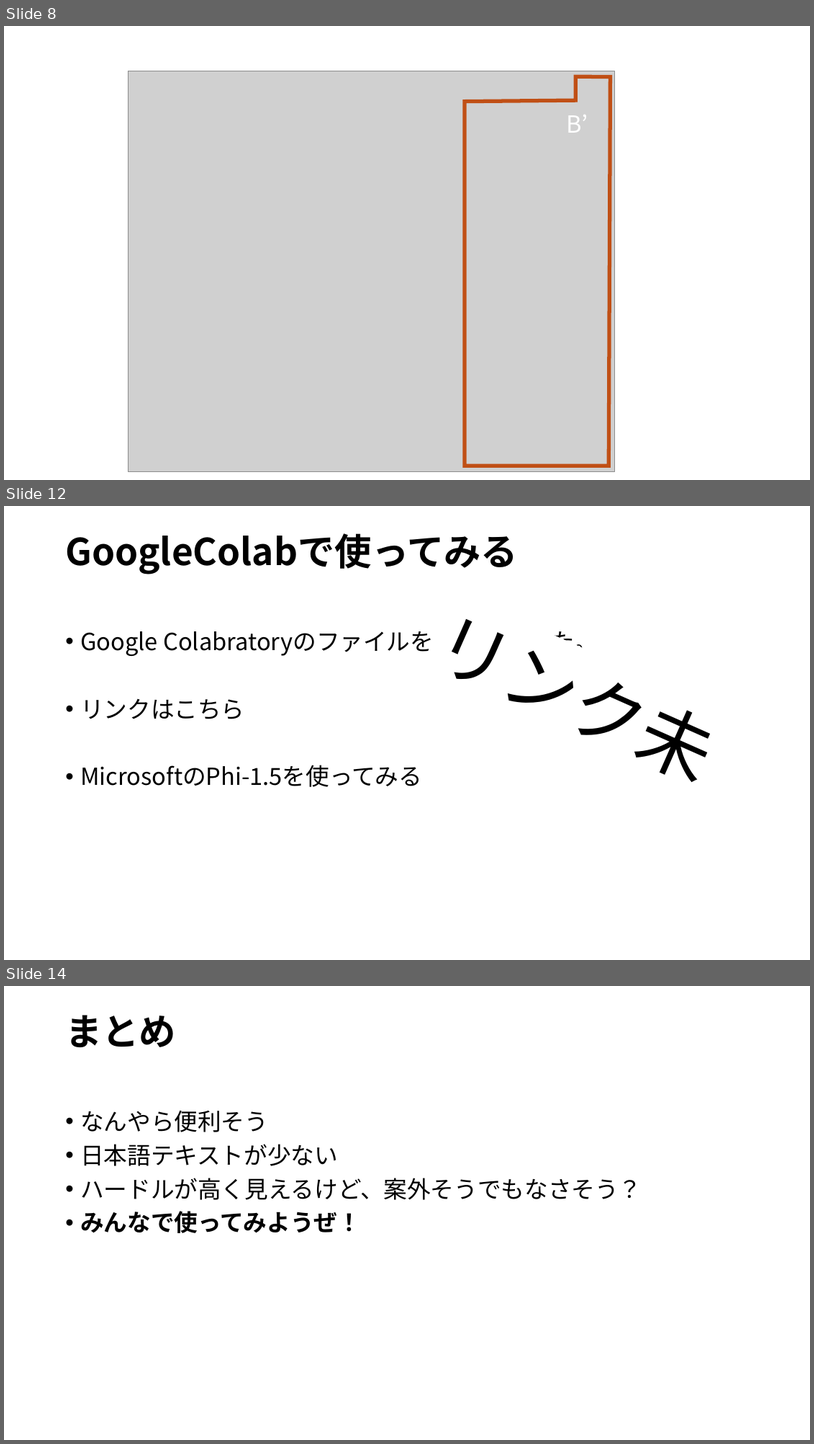
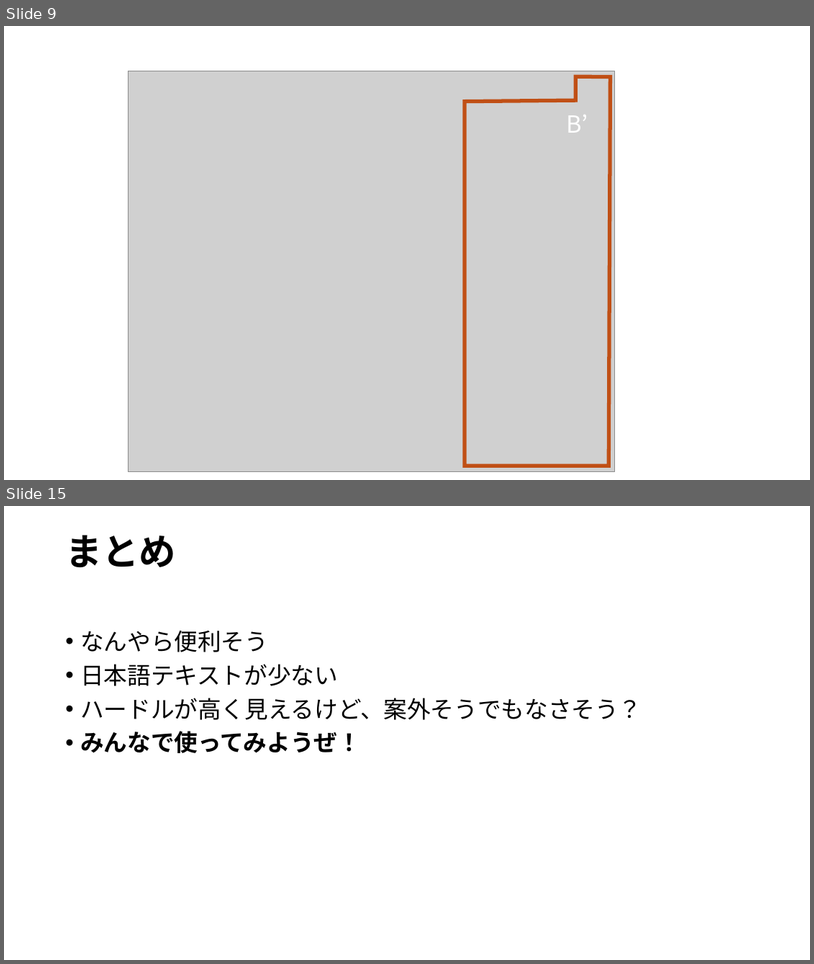
Before and after one commit to ikedachin/study_huggingface, a slide deck: huggingface 発表資料.pptx. Shown one above the other, each under a label of ours: slides 8, 12 and 14 before the commit, slides 9 and 15 after it; the slides between them are not shown. The pictures are 814x1444 and 814x964 pixels, drawn with LibreOffice and Linux fonts; fonts in the diff are those of the drawing; grey boxes stand for pictures; background and template pictures are left out. Boxes give left, top, right and bottom in pixels: in the first picture for what was removed or moved away, otherwise in the second. Text is boxed around its words. In the diff, an @@ line names an element or a change of style, - is before the commit and + after.

```diff
--- a/huggingface 発表資料.pptx
+++ b/huggingface 発表資料.pptx
@@ slide 12 removed at (4,506,810,960), background #FFFFFF @@
@@ title removed at (65,533,518,574) @@
-GoogleColabで使ってみる
@@ rectangle removed at (416,591,739,805) @@
-リンク未
@@ text removed at (80,626,598,787) @@
-• Google Colabratoryのファイルを用意しました。
-• リンクはこちら
-• MicrosoftのPhi-1.5を使ってみる
@@ what was slide 8 is now slide 9 @@
@@ what was slide 14 is now slide 15 @@
```
Also in this commit, not shown: 6 slides changed, 2 slides added, 2 other files.
